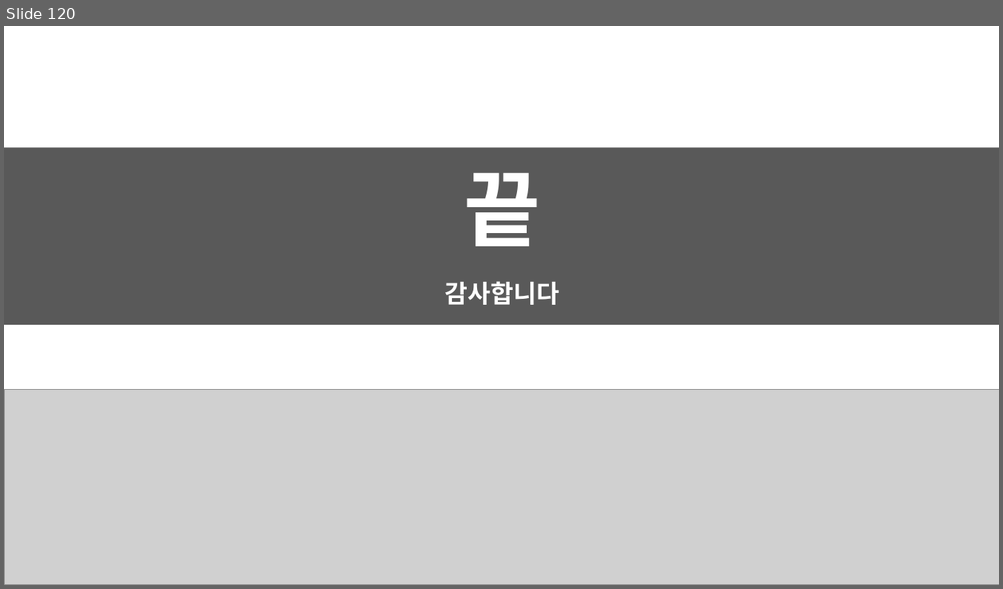
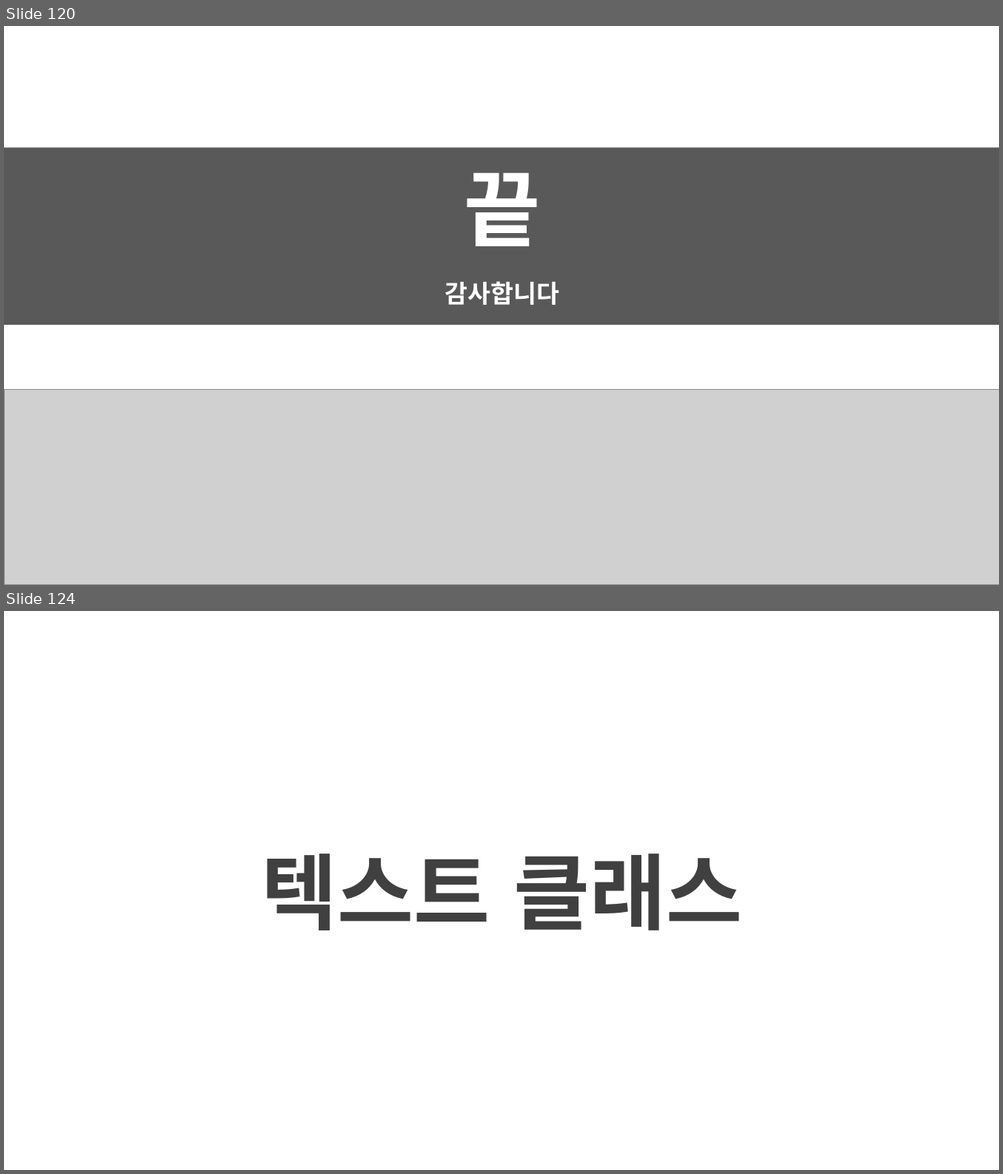
Before and after one commit to TimetoTreatment/CodeSlayer, a slide deck: CodeSlayer/CodeSlayer/_Document/3. 발표 C++.pptx. Shown one above the other, each under a label of ours: slide 120 before the commit, slides 120 and 124 after it; the slides between them are not shown. The pictures are 1003x589 and 1003x1174 pixels, drawn with LibreOffice and Linux fonts; fonts in the diff are those of the drawing; grey boxes stand for pictures. Boxes give left, top, right and bottom in pixels: in the first picture for what was removed or moved away, otherwise in the second. Text is boxed around its words. In the diff, an @@ line names an element or a change of style, - is before the commit and + after.

```diff
--- a/CodeSlayer/CodeSlayer/_Document/3. 발표 C++.pptx
+++ b/CodeSlayer/CodeSlayer/_Document/3. 발표 C++.pptx
@@ slide 124 added at (x1=4, y1=611, x2=999, y2=1170), background #FFFFFF @@
@@ text added at (x1=262, y1=854, x2=742, y2=931), 80 pt, text #404040, bold @@
+텍스트 클래스
```
Also in this commit, not shown: 4 slides changed, 5 other slides added, 3 slides removed, 12 other files.
